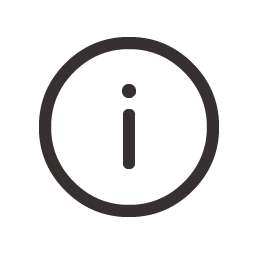
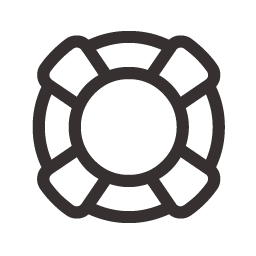
Comparing the layer stacks of the two (256, 256) images. Changes:
added group "help" with 1 layers above "info" over [32, 31, 225, 223]
added layer "t" in group "help" over [32, 31, 225, 223]
hid group "info" (1 layers) over [39, 37, 219, 217]
